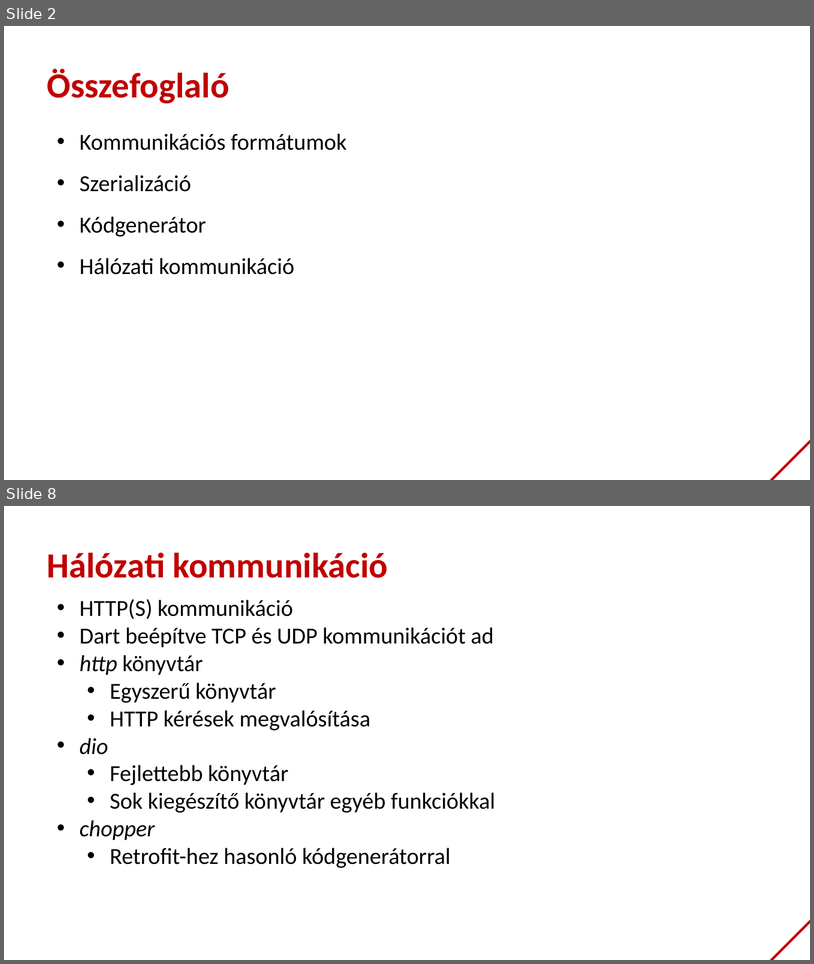
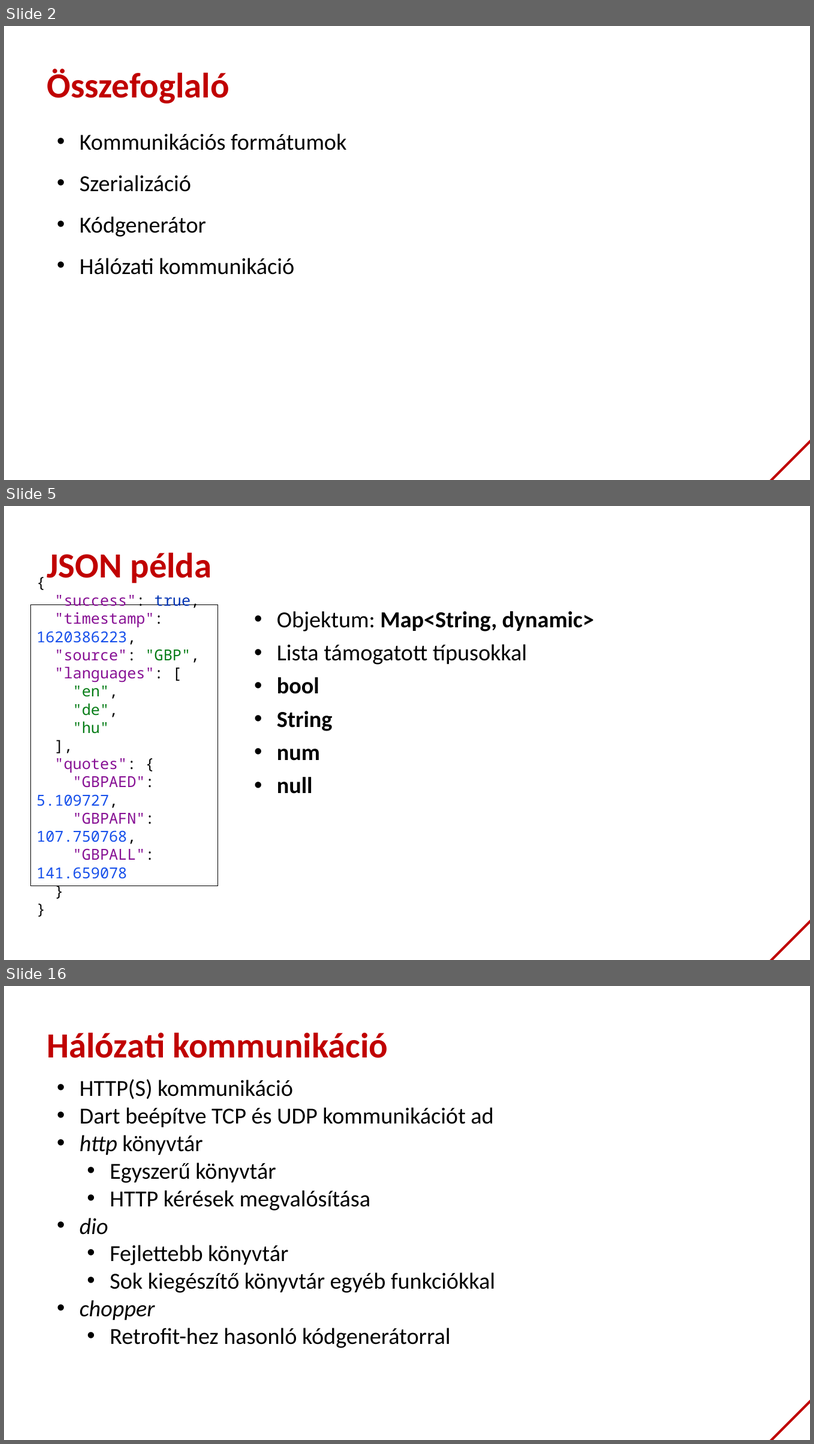
Before and after one commit to bmeaut/VIAUAV45, a slide deck: extras/lecture_08_2021.pptx. Shown one above the other, each under a label of ours: slides 2 and 8 before the commit, slides 2, 5 and 16 after it; the slides between them are not shown. The pictures are 814x964 and 814x1444 pixels, drawn with LibreOffice and Linux fonts; fonts in the diff are those of the drawing; background and template pictures are left out. Boxes give left, top, right and bottom in pixels: in the first picture for what was removed or moved away, otherwise in the second. Text is boxed around its words. In the diff, an @@ line names an element or a change of style, - is before the commit and + after.

```diff
--- a/extras/lecture_08_2021.pptx
+++ b/extras/lecture_08_2021.pptx
@@ slide 5 added at <box>4,506,810,960</box>, background #FFFFFF; not listed: 1 template element that a slide beside it also shows @@
@@ text added at <box>47,552,212,583</box>, 42 pt, text #C00000, bold @@
+JSON példa
@@ rectangle added at <box>30,604,218,885</box>, fill #FFFFFF, outline #000000 0.75 pt, 18 pt, text #871094 @@
+{
+"success": true,
+"timestamp": 1620386223,
+"source": "GBP",
+"languages": [
+"en",
+"de",
+"hu"
+],
+"quotes": {
+"GBPAED": 5.109727,
+"GBPAFN": 107.750768,
+"GBPALL": 141.659078
+}
+}
@@ text added at <box>277,611,594,793</box>, 27.3 pt, text #000000, bold @@
+• Objektum: Map<String, dynamic>
+• Lista támogatott típusokkal
+• bool
+• String
+• num
+• null
@@ what was slide 8 is now slide 16 @@
```
Also in this commit, not shown: 4 slides changed, 8 other slides added, 1 slide removed.
